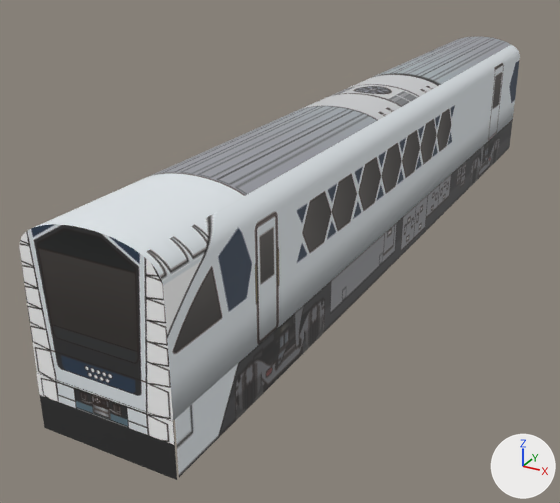
One commit to the glTF model mini-japanrail-3d/models/tobu-n100/car1.glb: the scene before it, then after it.
Both versions are drawn from a camera (50 mm lens) standing at (7.63, -7.88, 8.31) and looking at (-1.59, 8.87, -0.07). The axes (+X, +Y, +Z) are drawn at lower right. The lights are the same throughout. The older version comes first. Vertices at exactly the same position are counted once.

Names of what the first picture shows: 'tobu-n100-car1'.
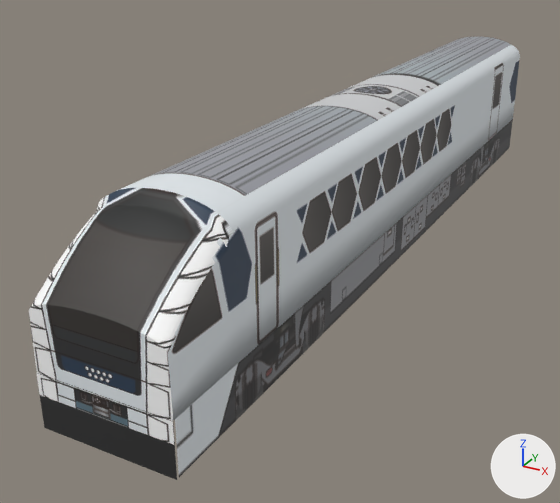
Edits to the bpy script that builds the scene:
```text
Change me_tobu_n100_car1:
    where me_tobu_n100_car1.from_pydata(...)  # 5573 vertices, 11126 faces; spans x -1.4..1.4, y 0.0..21.6, z 0.0..4.0
    used by ob_tobu_n100_car1; location = (0.0, 0.0, 0.0)
    me_tobu_n100_car1 part 1: 375 vertices moved from x -1.4..1.4, y 0.0..1.7, z 1.9..4.0 to x -1.4..1.4, y 0.0..1.7, z 1.6..3.8; 50 vertices removed from x -1.4..1.4, y 0.0..0.8, z 1.9..4.0; 50 vertices added at x -1.4..1.4, y 0.0..0.8, z 1.5..3.3
    me_tobu_n100_car1 part 2: 119 faces spanning x 0.9..1.4, y 0.0..1.9, z 2.3..3.8 switch from mat_sidel (picture img_sidel) to mat_front (picture img_front)
    me_tobu_n100_car1 part 3: 331 faces spanning x -1.0..1.0, y 0.0..1.9, z 2.5..4.0 switch from mat_roof (picture img_roof) to mat_front (picture img_front)
    me_tobu_n100_car1 part 4: 103 faces spanning x -1.4..-0.9, y 0.0..1.9, z 2.4..3.8 switch from mat_sider (picture img_sider) to mat_front (picture img_front)
```

Location of each change, [x1, y1, x2, y2] in pixels of the pictures (560 x 503 px; the box of a moved part takes in the faces that stretch with it):
'tobu-n100-car1', reshaped
    before: [19, 37, 520, 480]
    after: [29, 37, 520, 480]
part 1 of me_tobu_n100_car1, moved or reshaped
    before: [19, 214, 233, 421]
    after: [29, 237, 233, 421]
part 2 of me_tobu_n100_car1, recoloured
    before: [141, 212, 233, 332]
    after: [140, 213, 233, 353]
part 3 of me_tobu_n100_car1, recoloured
    before: [36, 188, 215, 254]
    after: [50, 188, 216, 332]
part 4 of me_tobu_n100_car1, recoloured
    after: [34, 194, 110, 306]
